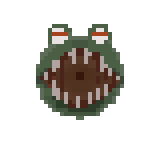
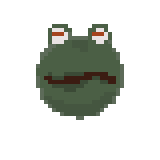
The second 160×160 image is a revision of the first. Changes to its layers:
hid "右看" over [64, 32, 108, 36]
hid "底色" (1st of 5) over [36, 32, 124, 112]
hid "底色" (2nd of 5) over [36, 32, 124, 112]
hid "底色" (3rd of 5) over [36, 32, 124, 112]
hid "底色" (4th of 5) over [36, 32, 124, 112]
hid "背景" over [36, 32, 124, 112]
